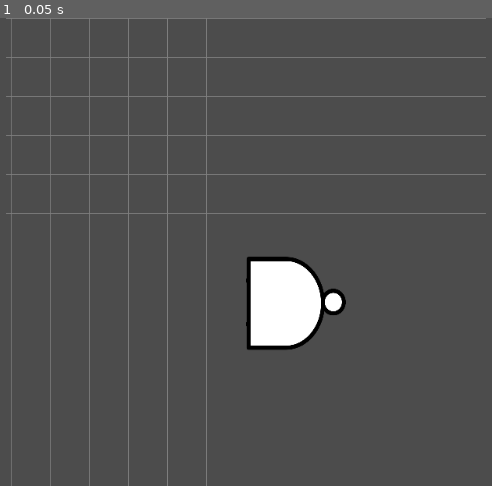
Above: before the commit, frame 1.
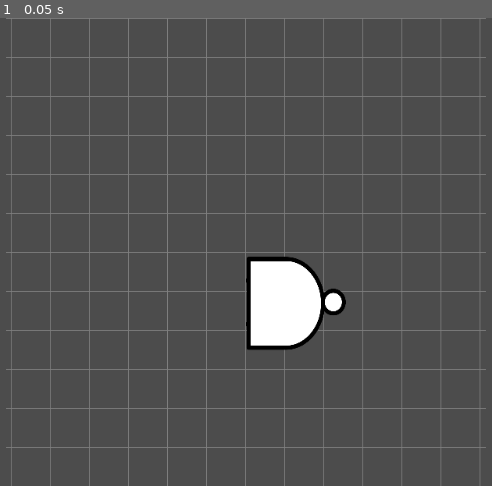
Above: after the commit, the same moment.

Repository: SeanFxyz/assembler_exemplar
Game: Godot game, scene res://scenes/ChipDesigner/ChipDesigner.tscn
Two runs of this game, one before a commit and one after it. Both use one fixed random seed, a clock stepped at 60 frames per second and the inputs below. This scene is started directly instead of the project's main scene.
Inputs:
- Up to frame 1 (0.05 s): no input

The runs differ from the first frame. In frame 1, 2.1% of the frame differs, in the area x 1-99%, y 0-100%.

Commit message:
Grid displays properly.

Diff:
--- a/src/scenes/ChipDesigner/Canvas/Grid.gd
+++ b/src/scenes/ChipDesigner/Canvas/Grid.gd
@@ -1,22 +1,26 @@
 extends Node2D
 
-export var lower_y_bound = -10000
 export var lower_x_bound = -10000
 export var upper_x_bound = 10000
+export var lower_y_bound = -10000
 export var upper_y_bound = 10000
 export var snap_inc = 50
 export var grid_line_color = Color(.5, .5, .5, 1)
-onready var view_rect = get_viewport().get_visible_rect()
+#onready var view_rect = get_viewport().get_visible_rect()
 
 func _draw():
-	for i in range(lower_y_bound, upper_y_bound, snap_inc):
-		draw_line(Vector2(lower_x_bound, lower_y_bound + i),
-				  Vector2(upper_x_bound, lower_y_bound + i),
+	var i = lower_x_bound
+	while(i <= upper_x_bound):
+		draw_line(Vector2(i, lower_y_bound),
+				  Vector2(i, upper_y_bound),
 				  grid_line_color)
-	for i in range(lower_x_bound, upper_x_bound, snap_inc):
-		draw_line(Vector2(lower_x_bound + i, lower_y_bound),
-				  Vector2(lower_x_bound + i, upper_y_bound),
+		i += snap_inc
+	i = lower_y_bound
+	while(i <= upper_y_bound):
+		draw_line(Vector2(lower_x_bound, i),
+				  Vector2(upper_x_bound, i),
 				  grid_line_color)
+		i += snap_inc
 
 # Called when the node enters the scene tree for the first time.
 func _ready():
